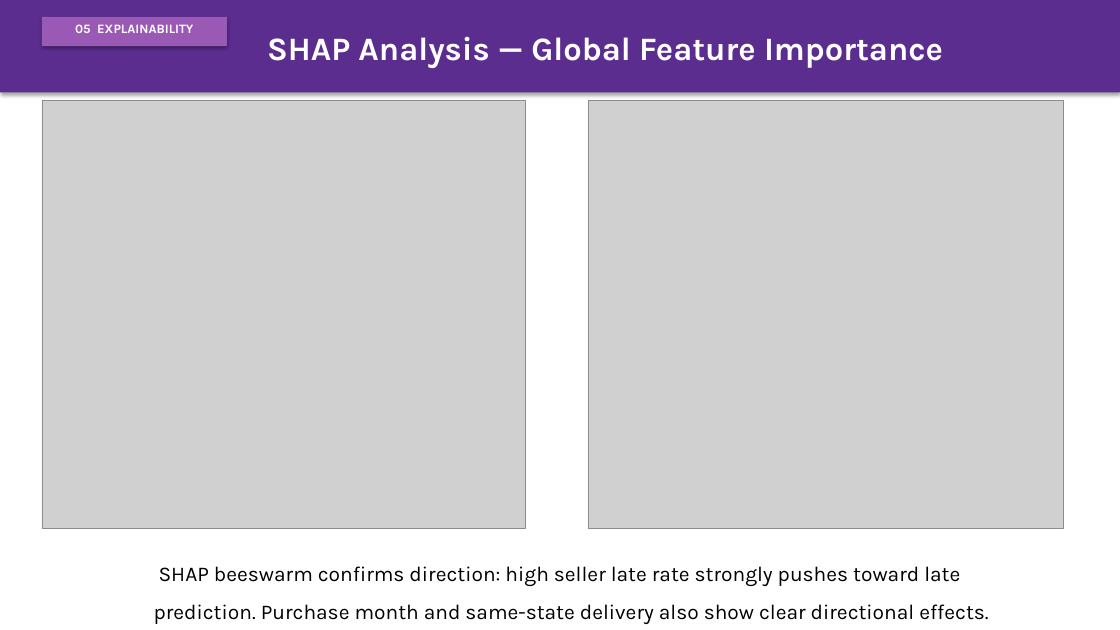
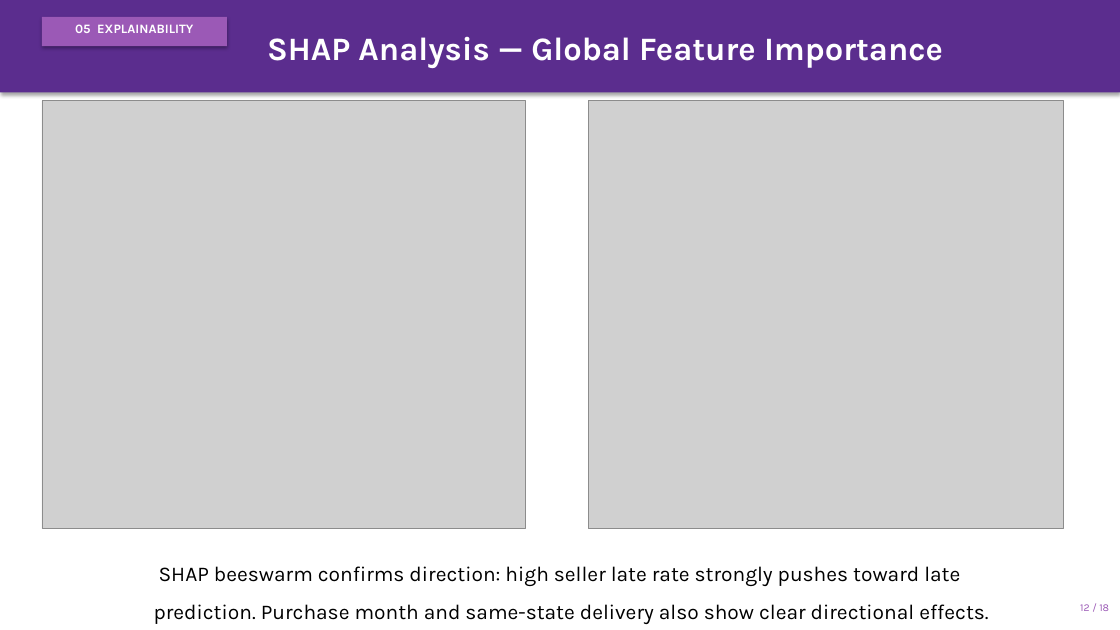
Before and after one commit to Alanood-Alyafeai/olist_analytics_AdvanceBusinessAnalytics_Project, a slide deck: slide 12 of Olist_Delivery_Intelligence_Presentation.pptx. Drawn at 1120x630 pixels with LibreOffice and Linux fonts; fonts in the diff are those of the drawing; grey boxes stand for pictures. Boxes give left, top, right and bottom in pixels: in the first picture for what was removed or moved away, otherwise in the second. Text is boxed around its words. In the diff, an @@ line names an element or a change of style, - is before the commit and + after.

```diff
--- a/Olist_Delivery_Intelligence_Presentation.pptx
+++ b/Olist_Delivery_Intelligence_Presentation.pptx
@@ text added at [1080, 604, 1109, 611], 9 pt, text #9B59B6 @@
+12 / 18
```
Also in this commit, not shown: 15 other slides changed, 8 other files.
